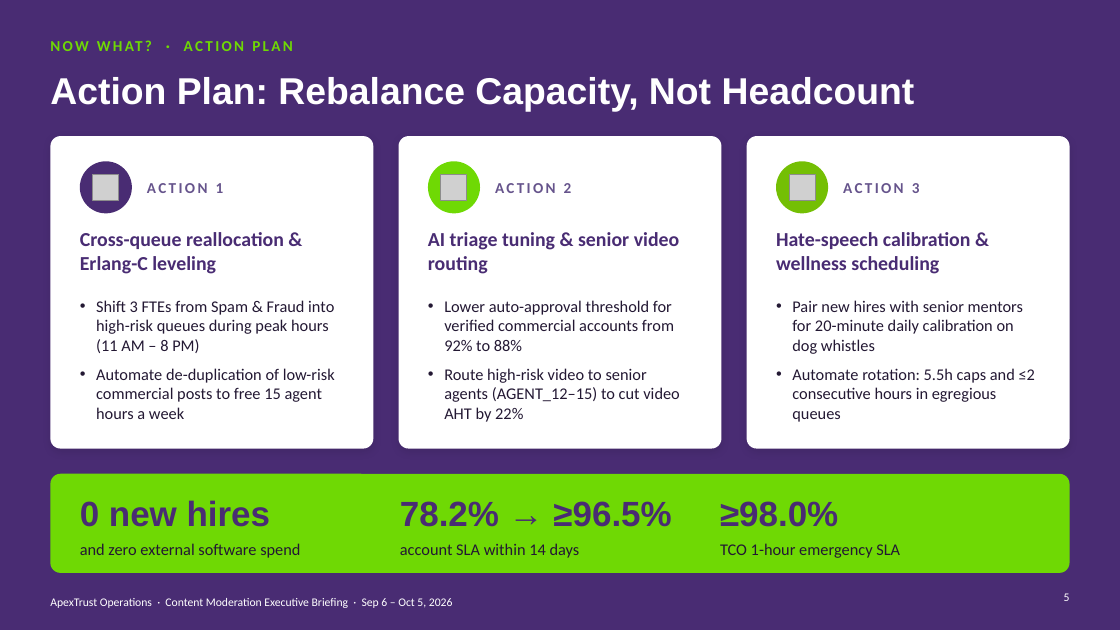
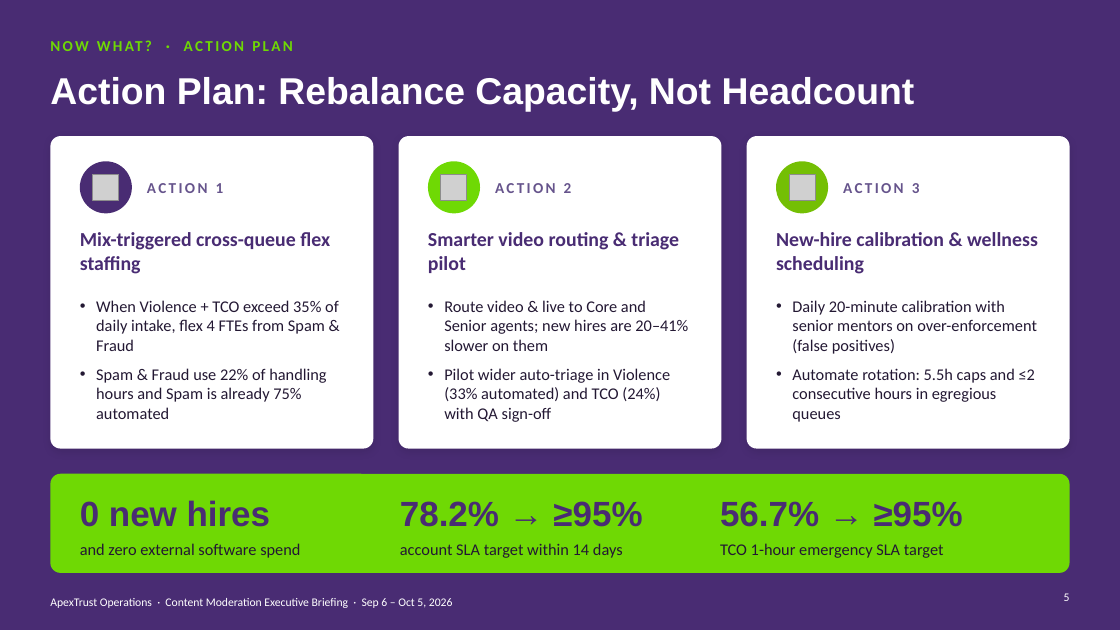
Before and after one commit to huezxiii/content-moderation-dashboard-portfolio, a slide deck: slide 5 of docs/presentation/ApexTrust_Content_Moderation_Executive_Briefing.pptx. Drawn at 1120x630 pixels with LibreOffice and Linux fonts; fonts in the diff are those of the drawing; grey boxes stand for pictures. Boxes give left, top, right and bottom in pixels: in the first picture for what was removed or moved away, otherwise in the second. Text is boxed around its words. In the diff, an @@ line names an element or a change of style, - is before the commit and + after.

```diff
--- a/docs/presentation/ApexTrust_Content_Moderation_Executive_Briefing.pptx
+++ b/docs/presentation/ApexTrust_Content_Moderation_Executive_Briefing.pptx
@@ text at <box>80,232,330,274</box>: text changed @@
-Cross-queue reallocation & Erlang-C leveling
+Mix-triggered cross-queue flex staffing
@@ text at <box>428,232,679,273</box>: text changed @@
-AI triage tuning & senior video routing
+Smarter video routing & triage pilot
@@ text at <box>776,232,1038,274</box>: text changed @@
-Hate-speech calibration & wellness scheduling
+New-hire calibration & wellness scheduling
@@ text at <box>96,300,339,419</box>: text changed @@
-• Shift 3 FTEs from Spam & Fraud into high-risk queues during peak hours (11 AM – 8 PM)
-• Automate de-duplication of low-risk commercial posts to free 15 agent hours a week
+• When Violence + TCO exceed 35% of daily intake, flex 4 FTEs from Spam & Fraud
+• Spam & Fraud use 22% of handling hours and Spam is already 75% automated
@@ text at <box>444,300,688,422</box>: text changed @@
-• Lower auto-approval threshold for verified commercial accounts from 92% to 88%
-• Route high-risk video to senior agents (AGENT_12–15) to cut video AHT by 22%
+• Route video & live to Core and Senior agents; new hires are 20–41% slower on them
+• Pilot wider auto-triage in Violence (33% automated) and TCO (24%) with QA sign-off
@@ text at <box>792,300,1037,354</box>: text changed @@
-• Pair new hires with senior mentors for 20-minute daily calibration on dog whistles
+• Daily 20-minute calibration with senior mentors on over-enforcement (false positives)
@@ text at <box>400,501,642,527</box>: text changed @@
-78.2% → ≥96.5%
+78.2% → ≥95%
@@ text at <box>720,501,963,527</box>: text changed @@
-≥98.0%
+56.7% → ≥95%
@@ text at <box>400,543,623,558</box>: text changed @@
-account SLA within 14 days
+account SLA target within 14 days
@@ text at <box>720,543,944,558</box>: text changed @@
-TCO 1-hour emergency SLA
+TCO 1-hour emergency SLA target
```
Also in this commit, not shown: 5 other slides changed.
